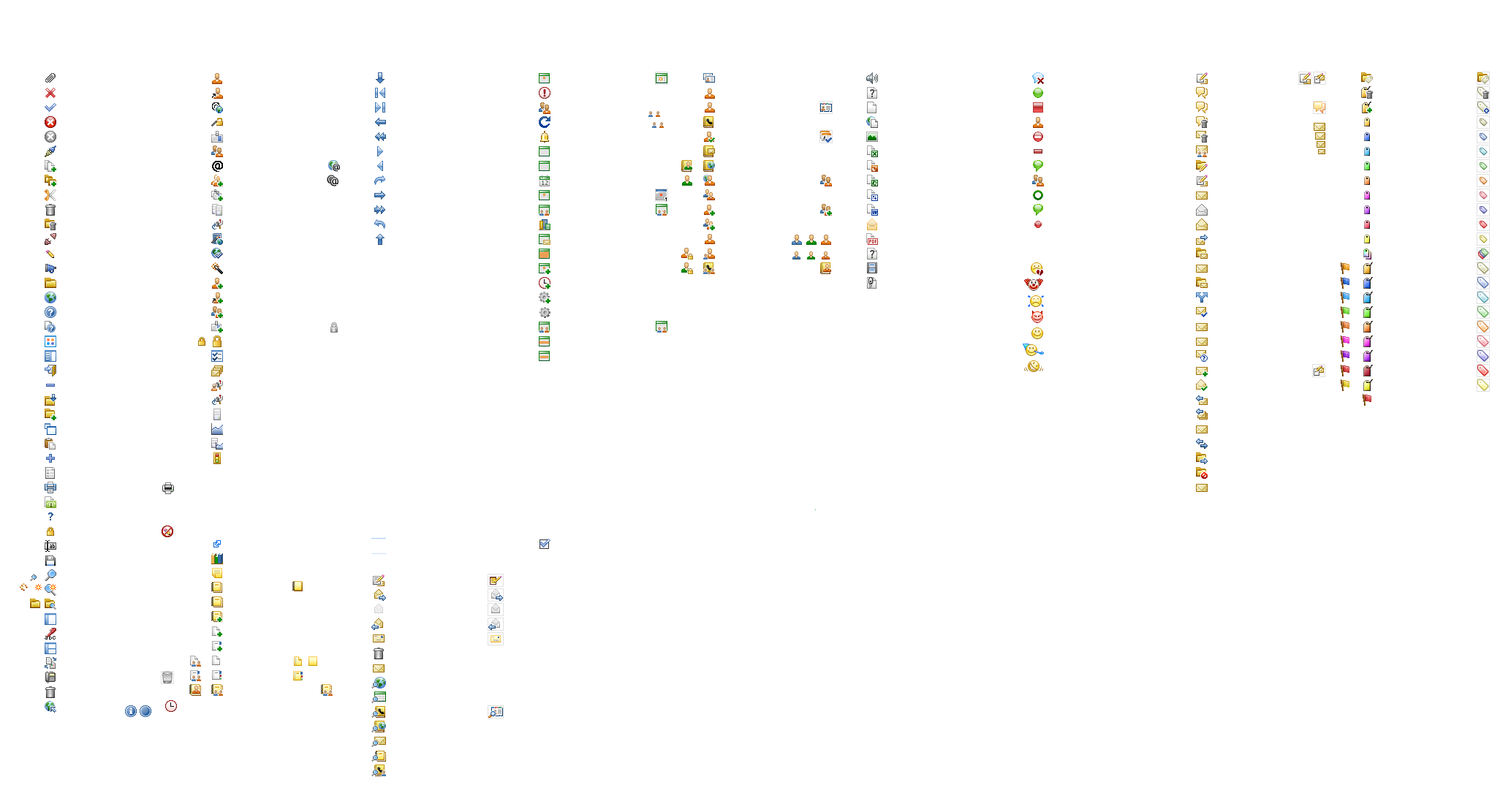
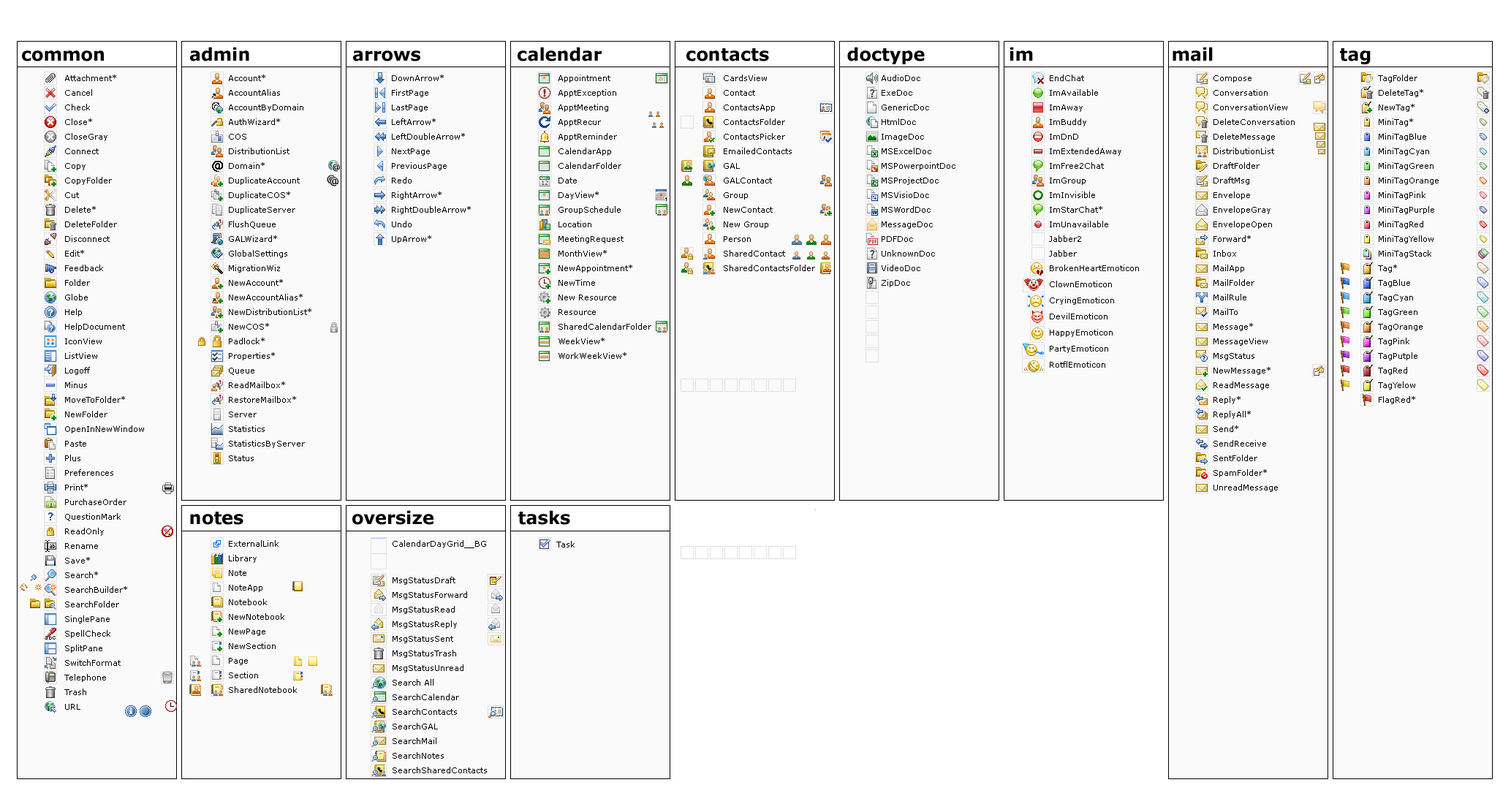
Layer changes from the first 1511 x 804 image to the second:
painted on "icons" over [211, 582, 223, 593]
showed group "bg" (1st of 2) (17 layers) over [16, 40, 1494, 780]
